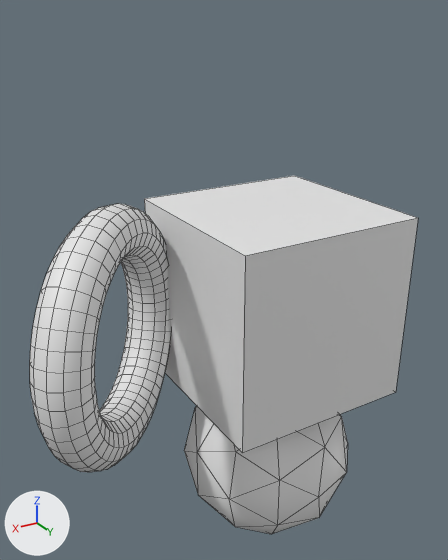
Before and after pictures for a commit that changed the OBJ model content/models/basic-shapes.obj.
Both versions are drawn from a camera (50 mm lens) standing at (3.6, 5.0, 2.83) and looking at (0.54, -0.11, 0.27). The lights are fixed; the arrows at lower left show +X, +Y and +Z. The older version comes first. Mesh edges are drawn as thin lines. Where no turn or scale is listed for an object, it has been applied to the vertices.
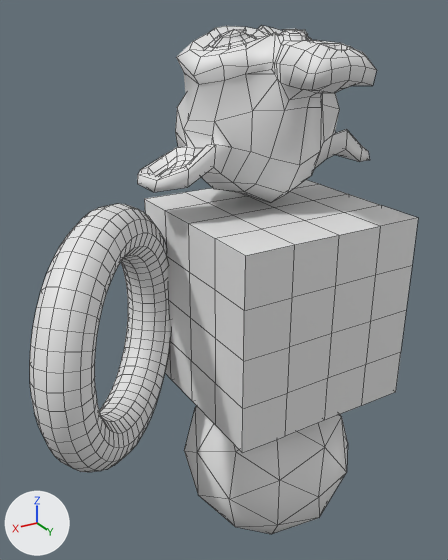
What changed in the scene script:
```text
Change me_cube:
    used by ob_cube; location = (0.0, 0.0, 0.0)
    remove me_cube.from_pydata(...)  # 8 vertices, 6 faces; spans x -1.0..1.0, y -1.0..1.0, z -1.0..1.0
    add me_cube.from_pydata(...)  # 98 vertices, 96 faces; spans x -1.0..1.0, y -1.0..1.0, z -1.0..1.0
    me_cube part 1
    6 faces are deleted
    4 vertices are added at (-1.0, 1.0, 0.5), (1.0, -1.0, 0.5), (-1.0, -1.0, 0.5), (1.0, 1.0, 0.5)
    6 new vertices lie (-0.5, 0.0, 0.0) away from vertices in x 1.0, y -1.0..1.0, z -1.0..1.0
    8 new vertices lie (0.0, 0.5, 0.0) away from vertices in x -1.0..1.0, y -1.0, z -1.0..1.0
    8 new vertices lie (0.0, 0.0, -0.5) away from vertices in x -1.0..1.0, y -1.0..1.0, z 0.5
    10 new vertices lie (-0.5, 0.0, 0.0) away from vertices in x 0.5, y -1.0..1.0, z -1.0..1.0
    12 new vertices lie (0.0, 0.5, 0.0) away from vertices in x -1.0..1.0, y -0.5, z -1.0..1.0
    12 new vertices lie (0.0, 0.0, 0.5) away from vertices in x -1.0..1.0, y -1.0..1.0, z -1.0
    14 new vertices lie (0.5, 0.0, 0.0) away from vertices in x -1.0, y -1.0..1.0, z -1.0..1.0
    16 new vertices lie (0.0, -0.5, 0.0) away from vertices in x -1.0..1.0, y 1.0, z -1.0..1.0
    96 new faces join them
Add me_suzanne:
    me_suzanne.from_pydata(...)  # 505 vertices, 500 faces; spans x -1.37..1.37, y -0.98..0.98, z 1.01..2.72
    me_suzanne.materials.append(mat_material)  # white #e7e7e7
Add ob_suzanne:
    ob_suzanne = bpy.data.objects.new('Suzanne', me_suzanne)
    ob_suzanne.location = (0.0, 0.0, 0.0)
```

Pixel boxes (x1, y1, x2, y2) of what changed, in the pictures (448 x 560 px):
'Cube', reshaped: before (144, 176, 418, 453); after (144, 180, 418, 453)
'Suzanne', added: after (137, 26, 377, 203)
